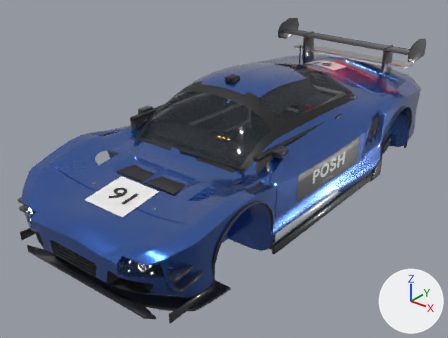
The glTF model content/cars/posh-gt3rs/posh_gt3rs.glb: old version first, new version second.
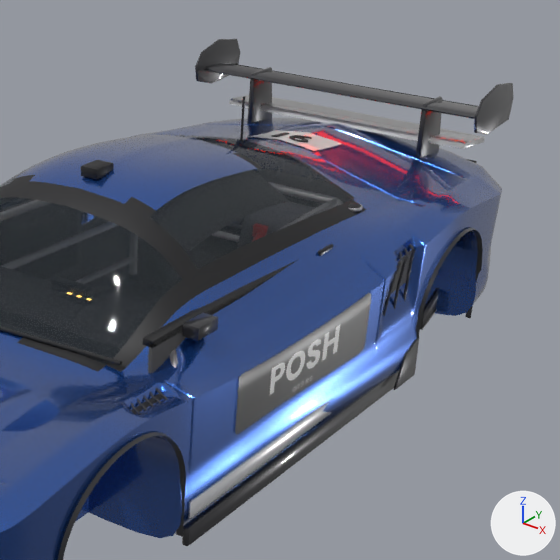
Each version appears first whole from a camera (50 mm lens) standing at (3.5, -4.78, 3.08) and looking at (-0.09, -0.29, 0.3), and next in a close-up on the part from 42% to 100% of the width and 0% to 77% of the height. The lights are fixed; the arrows at lower right show +X, +Y and +Z. The older version's two pictures come first. Vertices at exactly the same position are counted once.

Names of what the first close-up shows: 'posh_gt3rs'.
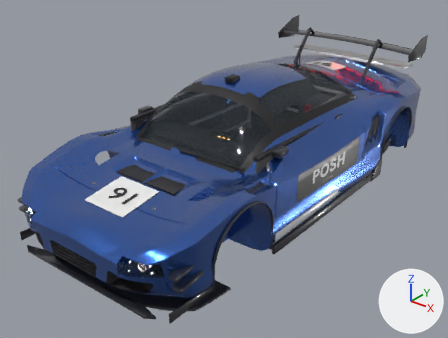
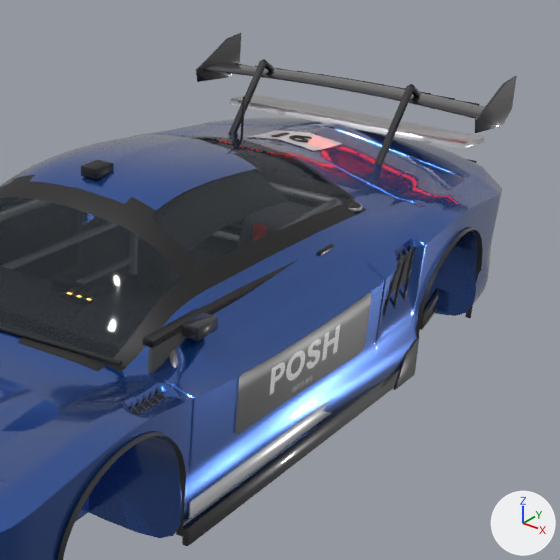
The change in detail:
me_posh_gt3rs is used by ob_posh_gt3rs; location (0.0, 0.0, 0.0).
me_posh_gt3rs had 48209 vertices, 87826 faces and spanned x -1.07..1.07, y -2.31..2.37, z 0.04..1.36.
me_posh_gt3rs now has 51078 vertices, 93232 faces and spans x -1.07..1.07, y -2.31..2.37, z 0.04..1.36.
me_posh_gt3rs part 1: the loose piece of 48 vertices spanning x -0.72..-0.54, y 0.95..1.29, z 0.52..0.76 is copied, and the copy is multiplied about its middle by the matrix ((1.069, -0.475, 0.0), (0.073, 0.164, -1.156), (0.47, 1.056, 0.18)), then moved by (0.17, 0.59, 0.47), in mat_car_carbon (dark grey #303035); it spans x -0.48..-0.44, y 1.54..1.88, z 0.92..1.31.
me_posh_gt3rs part 2: the loose piece of 48 vertices spanning x -0.72..-0.54, y 0.95..1.29, z 0.52..0.76 is copied, and the copy is multiplied about its middle by the matrix ((0.854, -0.38, 0.0), (0.187, 0.421, 0.285), (0.115, 0.258, 0.765)), then moved by (0.17, 0.79, 0.62), in mat_car_carbon (dark grey #303035); it spans x -0.48..-0.44, y 1.85..1.97, z 1.22..1.31.
me_posh_gt3rs part 3: the loose piece of 48 vertices spanning x -0.7..0.7, y 0.94..0.98, z 0.56..0.6 is copied, and the copy is multiplied about its middle by the matrix ((0.0, -1.158, 0.0), (0.214, 0.0, -0.891), (0.258, 0.0, 0.74)), then moved by (0.46, 0.75, 0.53), in mat_car_carbon (dark grey #303035); it spans x 0.44..0.48, y 1.54..1.88, z 0.92..1.31.
me_posh_gt3rs part 4: the loose piece of 48 vertices spanning x -0.7..0.7, y 0.94..0.98, z 0.56..0.6 is copied, and the copy is multiplied about its middle by the matrix ((0.0, -0.984, 0.0), (0.071, 0.0, 0.506), (-0.043, 0.0, 0.844)), then moved by (0.46, 0.95, 0.68), in mat_car_carbon (dark grey #303035); it spans x 0.44..0.48, y 1.85..1.97, z 1.22..1.31.
me_posh_gt3rs part 5: the loose piece of 160 vertices spanning x -0.88..-0.87, y 1.78..2.26, z 1.09..1.34 is rebuilt with 130 vertices and now spans x -0.88..-0.87, y 1.79..2.27, z 1.09..1.34.
me_posh_gt3rs part 6: the loose piece of 160 vertices spanning x 0.87..0.88, y 1.78..2.26, z 1.09..1.34 is rebuilt with 130 vertices and now spans x 0.87..0.88, y 1.79..2.27, z 1.09..1.34.
me_posh_gt3rs part 7: the loose piece of 112 vertices spanning x -0.55..-0.53, y 1.87..2.12, z 0.85..1.21 is deleted.
me_posh_gt3rs part 8: the loose piece of 112 vertices spanning x 0.53..0.55, y 1.87..2.12, z 0.85..1.21 is deleted.
me_posh_gt3rs part 9: 6 vertices removed from x -0.86..0.86, y 2.14..2.2, z 1.12..1.16; 1567 vertices added at x -0.86..0.86, y 1.86..2.2, z 1.13..1.23.
Other edits to the shape of me_posh_gt3rs do not show in these pictures.

What differs and where, as boxes (x1, y1, x2, y2) in the close-ups (560 x 560 px):
'posh_gt3rs', reshaped: before (0, 39, 514, 560); after (0, 33, 517, 560)
part 1 of me_posh_gt3rs, added: after (228, 60, 267, 134)
part 2 of me_posh_gt3rs, added: after (262, 59, 274, 72)
part 3 of me_posh_gt3rs, added: after (375, 85, 414, 165)
part 4 of me_posh_gt3rs, added: after (409, 84, 421, 97)
part 5 of me_posh_gt3rs, rebuilt (9% taller): before (195, 39, 240, 84); after (196, 33, 241, 82)
part 6 of me_posh_gt3rs, rebuilt (12% taller): before (474, 83, 514, 134); after (475, 76, 517, 133)
part 7 of me_posh_gt3rs, deleted: before (247, 67, 272, 124)
part 8 of me_posh_gt3rs, deleted: before (416, 96, 442, 158)
part 9 of me_posh_gt3rs, built on (mostly hidden before): before (235, 64, 478, 107); after (205, 63, 485, 119)
